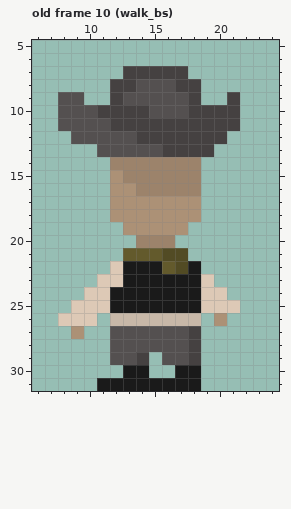
Edited in one commit: pixel-art file (COP4053/Assets/Art/Aesprites/Enemy/enemy.aseprite). Above, as it was before the edit.
32x32 pixels, 49 frames. Shown: old frame 10 (walk_bs): x 6..24, y 5..31. The commit also changed other frames, which this record leaves out.
The same view after the edit:
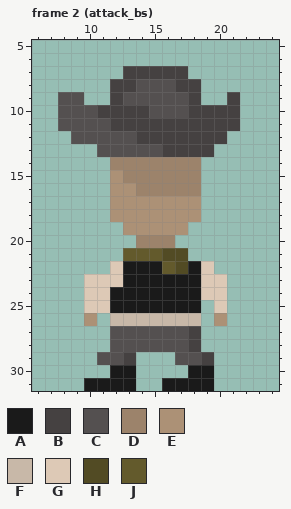
Palette (. is transparent): A #1a1a1a  B #454141  C #545050  D #9c836b  E #ac9176  F #c8b8a8  G #ddc9b6  H #524b24  J #635a2c
A new or re-ordered frame is compared with the old frame closest to it.
From old to new:
frames 49 -> 59
--- frame 2 (attack_bs) is new; against old frame 10 (walk_bs), layer "Layer 1"
@@ x 6..24 @@
 21 .......JJJHH.......
-22 ......GAAAJHA......
-23 .....GGAAAAAAG.....
+22 ......GAAAJHAG.....
+23 ....GGGAAAAAAGG....
 24 ....GGAAAAAAAGG....
-25 ...GGGAAAAAAAGGG...
-26 ..GGG.FFFFFFF.E....
-27 ...E..CCCCCCB......
+25 ....GGAAAAAAA.G....
+26 ....E.FFFFFFF.E....
+27 ......CCCCCCB......
 28 ......CCCCCCB......
-29 ......CCB.CCB......
-30 .......AA..AA......
-31 .....AAAAAAAA......
+29 .....CCB...CCB.....
+30 ......AA....AA.....
+31 ....AAAA..AAAA.....
